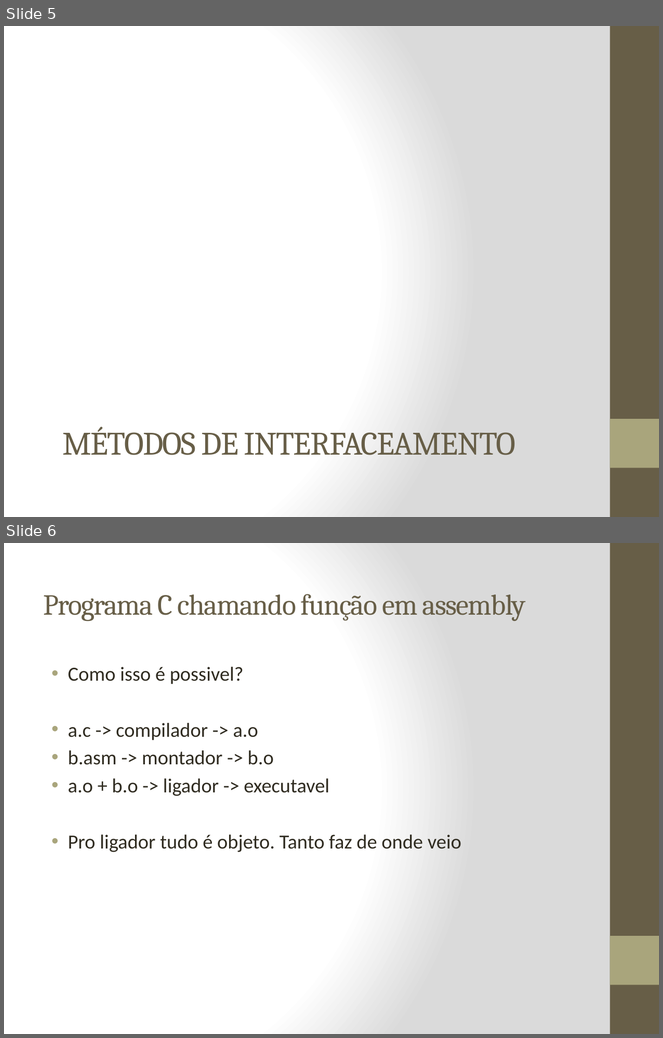
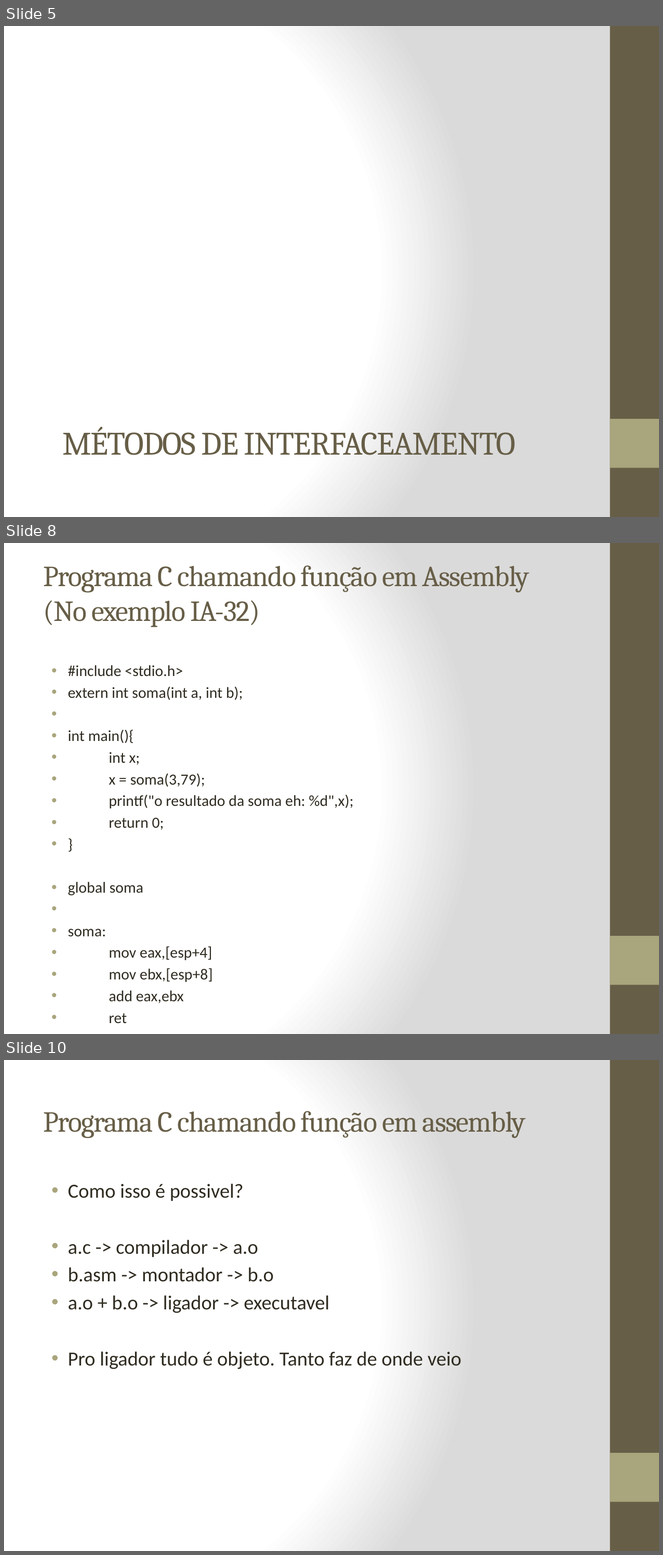
Before and after one commit to badershs/mips-assembler-unb, a slide deck: seminario/Interface entre C e Assemby 8085.pptx. Shown one above the other, each under a label of ours: slides 5 and 6 before the commit, slides 5, 8 and 10 after it; the slides between them are not shown. The pictures are 663x1038 and 663x1555 pixels, drawn with LibreOffice and Linux fonts; fonts in the diff are those of the drawing. Boxes give left, top, right and bottom in pixels: in the first picture for what was removed or moved away, otherwise in the second. Text is boxed around its words. In the diff, an @@ line names an element or a change of style, - is before the commit and + after.

```diff
--- a/seminario/Interface entre C e Assemby 8085.pptx
+++ b/seminario/Interface entre C e Assemby 8085.pptx
@@ slide 8 added at [4,543,659,1034], background gradient #FFFFFF to #DADADA; not listed: 2 template elements that a slide beside it also shows @@
@@ title added at [44,565,530,627], 32 pt, text #675E47 @@
+Programa C chamando função em Assembly (No exemplo IA-32)
@@ text added at [68,665,353,1004], 17.1 pt, text #2F2B20 @@
+• #include <stdio.h>
+• extern int soma(int a, int b);
+• int main(){
+• int x;
+• x = soma(3,79);
+• printf("o resultado da soma eh: %d",x);
+• return 0;
+• }
+• global soma
+• soma:
+• mov eax,[esp+4]
+• mov ebx,[esp+8]
+• add eax,ebx
+• ret
@@ what was slide 6 is now slide 10 @@
```
Also in this commit, not shown: 3 other slides added.
